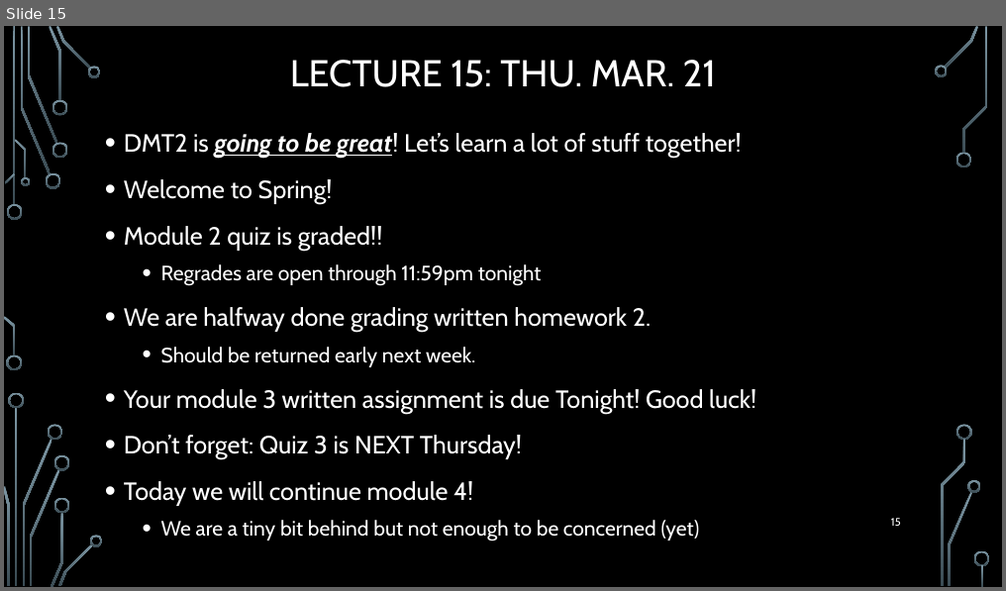
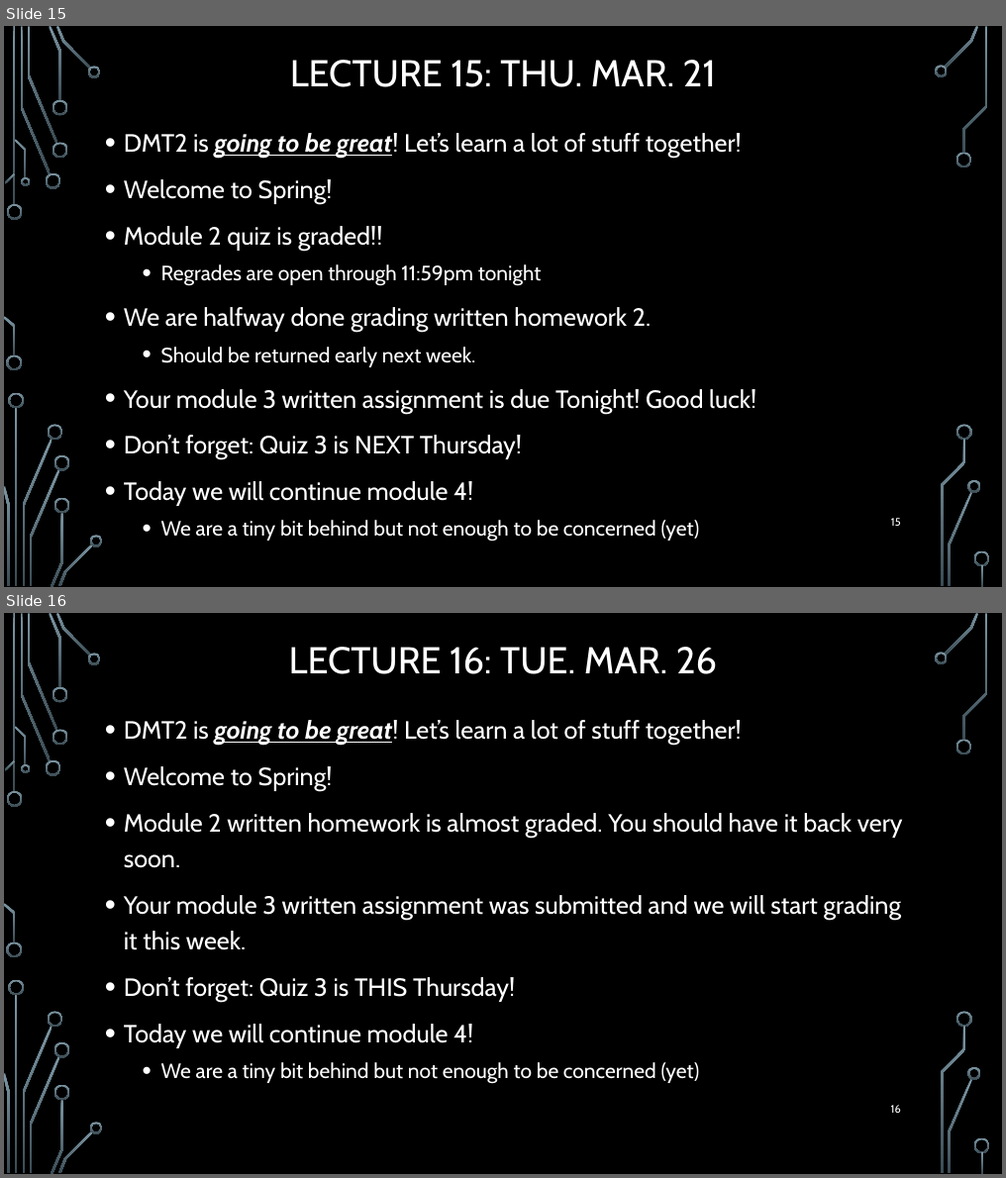
Before and after one commit to markfloryan/dmt2, a slide deck: slides/00-DailyAnnouncements.pptx. Shown one above the other, each under a label of ours: slide 15 before the commit, slides 15 and 16 after it. The pictures are 1006x591 and 1006x1178 pixels, drawn with LibreOffice and Linux fonts; fonts in the diff are those of the drawing; background and template pictures are left out. Boxes give left, top, right and bottom in pixels: in the first picture for what was removed or moved away, otherwise in the second. Text is boxed around its words. In the diff, an @@ line names an element or a change of style, - is before the commit and + after.

```diff
--- a/slides/00-DailyAnnouncements.pptx
+++ b/slides/00-DailyAnnouncements.pptx
@@ slide 16 added at bbox=[4, 613, 1002, 1174], background picture (left out); not listed: 36 template elements that a slide beside it also shows @@
@@ title added at bbox=[289, 647, 717, 674], 36 pt, text #FFFFFF @@
+LECTURE 16: TUE. MAR. 26
@@ text added at bbox=[124, 720, 903, 1084], 24 pt, text #FFFFFF @@
+• DMT2 is going to be great! Let’s learn a lot of stuff together!
+• Welcome to Spring!
+• Module 2 written homework is almost graded. You should have it back very soon.
+• Your module 3 written assignment was submitted and we will start grading it this week.
+• Don’t forget: Quiz 3 is THIS Thursday!
+• Today we will continue module 4!
+  • We are a tiny bit behind but not enough to be concerned (yet)
@@ page number added at bbox=[891, 1105, 901, 1113], 10.5 pt, text #FFFFFF @@
+16
```
Also in this commit, not shown: 1 other file.
